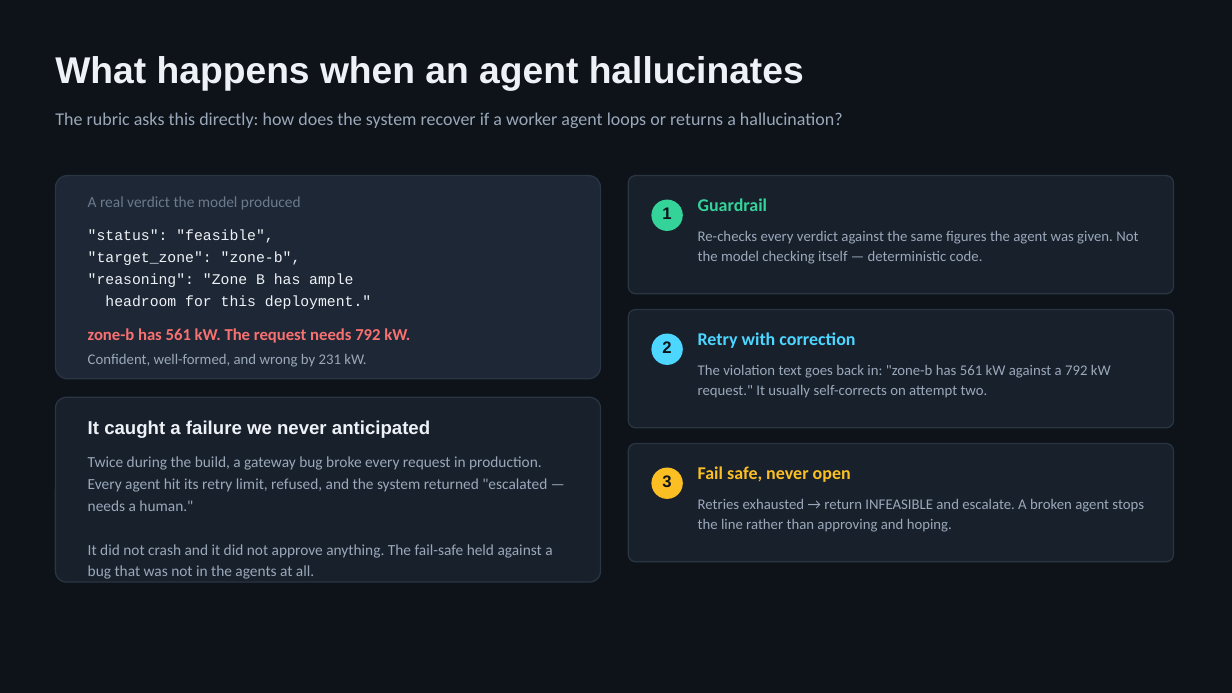
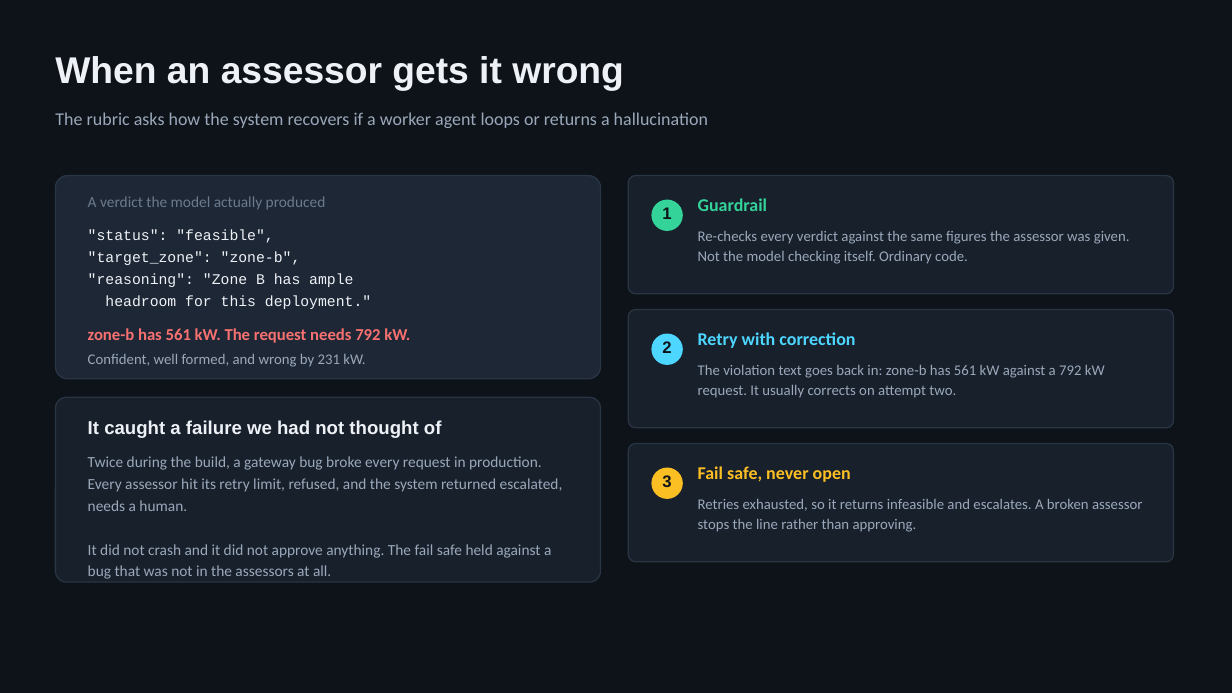
Before and after one commit to PRACHIT27/GridMindAI, a slide deck: slide 9 of docs/GridMind_Submission_Deck.pptx (slide 8 before the commit). Drawn at 1232x693 pixels with LibreOffice and Linux fonts; fonts in the diff are those of the drawing. Boxes give left, top, right and bottom in pixels: in the first picture for what was removed or moved away, otherwise in the second. Text is boxed around its words. In the diff, an @@ line names an element or a change of style, - is before the commit and + after.

```diff
--- a/docs/GridMind_Submission_Deck.pptx
+++ b/docs/GridMind_Submission_Deck.pptx
@@ text at [55,56,624,91]: text changed @@
-What happens when an agent hallucinates
+When an assessor gets it wrong
@@ text at [55,112,708,128]: text changed @@
-The rubric asks this directly: how does the system recover if a worker agent loops or returns a hallucination?
+The rubric asks how the system recovers if a worker agent loops or returns a hallucination
@@ text at [88,196,326,210]: text changed @@
-A real verdict the model produced
+A verdict the model actually produced
@@ text at [698,231,1130,264]: text changed @@
-Re-checks every verdict against the same figures the agent was given. Not the model checking itself — deterministic code.
+Re-checks every verdict against the same figures the assessor was given. Not the model checking itself. Ordinary code.
@@ text at [88,354,365,367]: text changed @@
-Confident, well-formed, and wrong by 231 kW.
+Confident, well formed, and wrong by 231 kW.
@@ text at [698,365,1105,398]: text changed @@
-The violation text goes back in: "zone-b has 561 kW against a 792 kW request." It usually self-corrects on attempt two.
+The violation text goes back in: zone-b has 561 kW against a 792 kW request. It usually corrects on attempt two.
@@ text at [88,420,442,438]: text changed @@
-It caught a failure we never anticipated
+It caught a failure we had not thought of
@@ text at [88,456,563,579]: text changed @@
-Twice during the build, a gateway bug broke every request in production. Every agent hit its retry limit, refused, and the system returned "escalated — needs a human."
-It did not crash and it did not approve anything. The fail-safe held against a bug that was not in the agents at all.
+Twice during the build, a gateway bug broke every request in production. Every assessor hit its retry limit, refused, and the system returned escalated, needs a human.
+It did not crash and it did not approve anything. The fail safe held against a bug that was not in the assessors at all.
@@ text at [698,499,1142,532]: text changed @@
-Retries exhausted → return INFEASIBLE and escalate. A broken agent stops the line rather than approving and hoping.
+Retries exhausted, so it returns infeasible and escalates. A broken assessor stops the line rather than approving.
```
Also in this commit, not shown: 10 other slides changed, 3 slides added, 1 slide removed.
